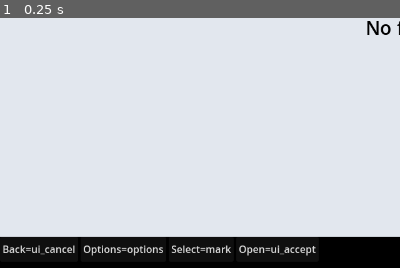
Above: before the commit, frame 1.
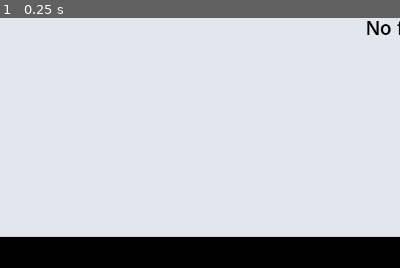
Above: after the commit, the same moment.

Repository: anthonyec/230529_godot_steam_file_explorer
Game: Godot game, scene res://main.tscn
Two runs of this game, one before a commit and one after it. Both use one fixed random seed, a clock stepped at 60 frames per second and the inputs below. The engine's default icon, where the game draws it, is replaced by a stand-in: a white triangle on a blue panel in a dark square.
Inputs:
- Up to frame 1 (0.25 s): no input
The pictures show only the part of the screen within x 0-50%, y 50-100%; the shares and areas given below are measured in that part.

The runs differ from the first frame. In frame 1, 1.4% of the frame differs, in the area x 0-79%, y 90-96%.
Error after the commit: Parse Error: Identifier "Steam" not declared in the current scope. (res://main.gd:11)

Commit message:
Add steam integration

Diff:
--- a/main.gd
+++ b/main.gd
@@ -3,12 +3,33 @@
 
 @onready var browser_screen: Browser = %Browser as Browser
 @onready var status_bar: StatusBar = %StatusBar as StatusBar
+@onready var debug_console: TextEdit = %DebugConsole
 
 var current_screen: Window = null
 
 func _ready() -> void:
+	var init: Dictionary = Steam.steamInit(false)
+
+	print(init);
+
 	browser_screen.connect("focus_entered", _on_screen_focus_entered.bind(browser_screen))
 	_on_screen_focus_entered(browser_screen)
+
+	debug_console.text += "Steam ID: " + str(Steam.getSteamID())
+
+	await get_tree().create_timer(5).timeout
+
+	Steam.showGamepadTextInput(Steam.GAMEPAD_TEXT_INPUT_MODE_NORMAL, Steam.GAMEPAD_TEXT_INPUT_LINE_MODE_SINGLE_LINE, "Rename file", 256, "File name")
+
+#	await get_tree().create_timer(10).timeout
+#
+#	debug_console.text += "Show overlay"
+#
+#	Steam.activateGameOverlayToWebPage("https://google.com")
+
+
+func _process(_delta: float) -> void:
+	Steam.run_callbacks()
 
 func _on_screen_focus_entered(screen: Screen) -> void:
 	var controls = screen.get_controls()
--- a/main.tscn
+++ b/main.tscn
@@ -20,4 +20,20 @@
 unique_name_in_owner = true
 position = Vector2i(0, 800)
 
+[node name="Debug" type="Window" parent="."]
+title = "Debug Console"
+position = Vector2i(100, 100)
+size = Vector2i(500, 200)
+visible = false
+always_on_top = true
+
+[node name="DebugConsole" type="TextEdit" parent="Debug"]
+unique_name_in_owner = true
+anchors_preset = 15
+anchor_right = 1.0
+anchor_bottom = 1.0
+grow_horizontal = 2
+grow_vertical = 2
+editable = false
+
 [connection signal="open_file" from="Browser" to="." method="_on_browser_open_file"]
--- a/project.godot
+++ b/project.godot
@@ -17,7 +17,6 @@
 config/name="230529_godot_steam_file_explorer"
 run/main_scene="res://main.tscn"
 config/features=PackedStringArray("4.0", "GL Compatibility")
-run/low_processor_mode=true
 boot_splash/bg_color=Color(0, 0, 0, 1)
 boot_splash/show_image=false
 
Not shown, changed: export_presets.cfg
Not shown, added: steam_appid.txt
Not shown, added: addons/godotsteam/godotsteam.gdextension
Not shown, changed: addons/godotsteam/linux/libgodotsteam.debug.so
Not shown, changed: addons/godotsteam/linux/libgodotsteam.so
Not shown, added: addons/godotsteam/linux/libsteam_api.so
Not shown, changed: addons/godotsteam/osx/libgodotsteam.debug.dylib
Not shown, changed: addons/godotsteam/osx/libgodotsteam.dylib
Not shown, added: addons/godotsteam/osx/libsteam_api.dylib
Not shown, added: addons/godotsteam/win64/godotsteam.debug.dll
Not shown, added: addons/godotsteam/win64/godotsteam.dll
Not shown, added: addons/godotsteam/win64/steam_api64.dll
